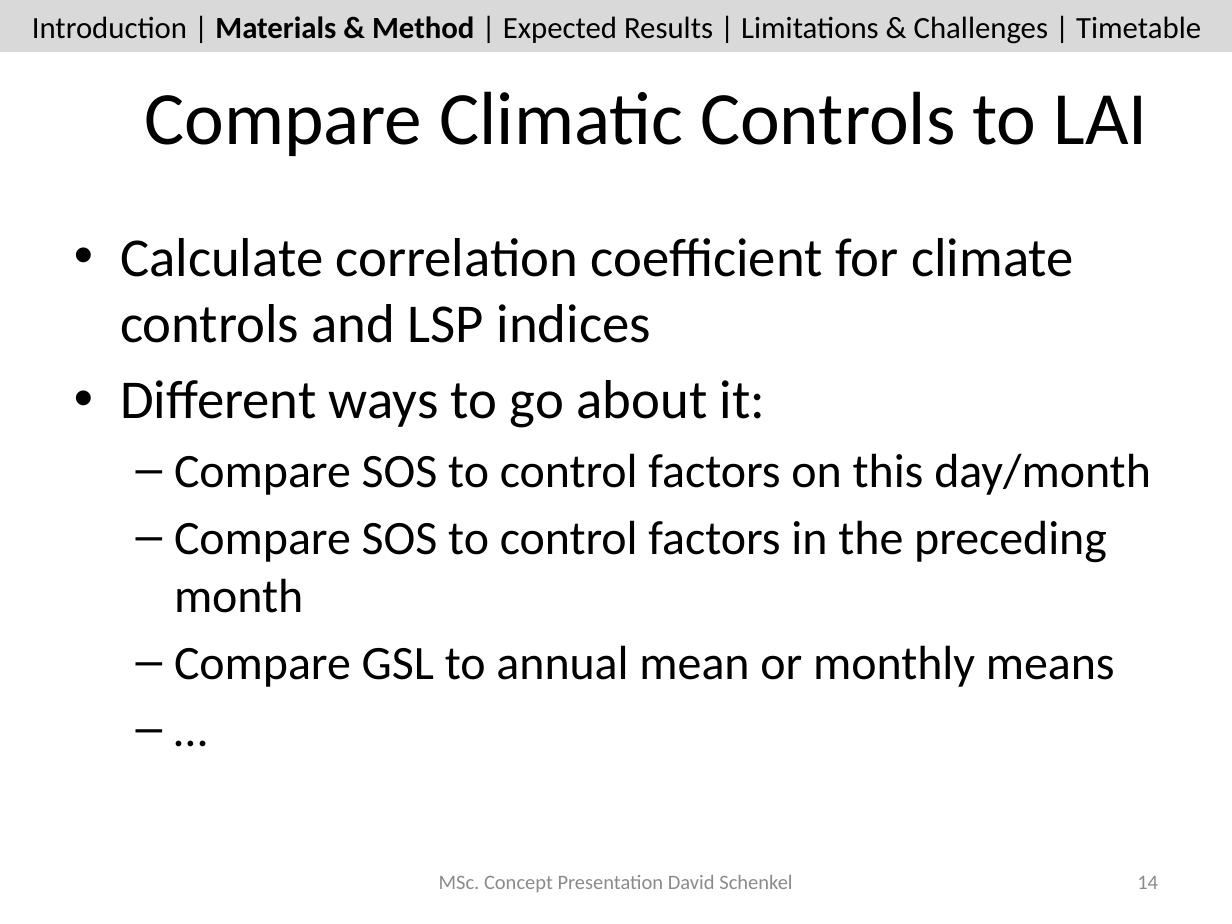
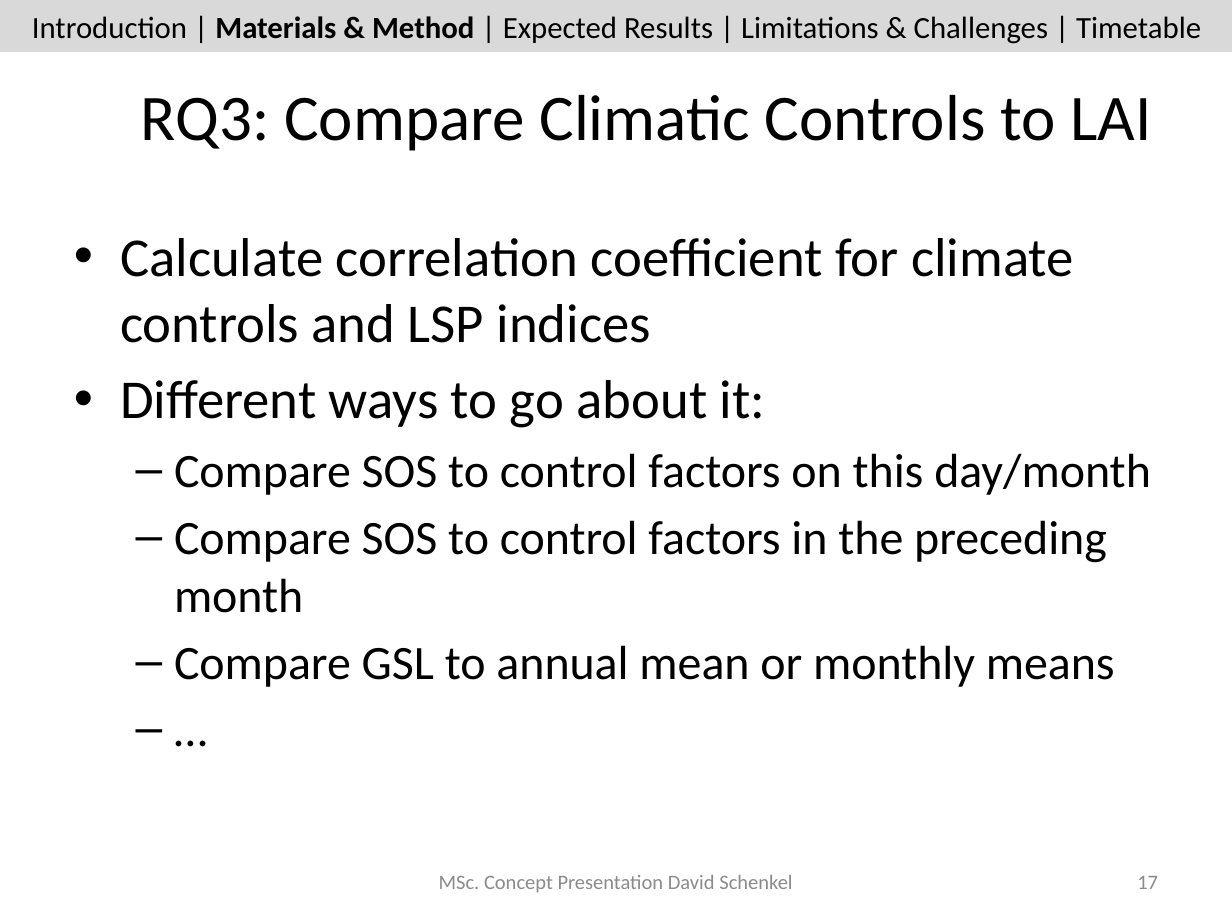
Before and after one commit to dschenkel/geo511, a slide deck: slide 17 of concept_presentation.pptx (slide 14 before the commit). Drawn at 1232x924 pixels with LibreOffice and Linux fonts; fonts in the diff are those of the drawing. Boxes give left, top, right and bottom in pixels: in the first picture for what was removed or moved away, otherwise in the second. Text is boxed around its words. In the diff, an @@ line names an element or a change of style, - is before the commit and + after.

```diff
--- a/concept_presentation.pptx
+++ b/concept_presentation.pptx
@@ title at (x1=141, y1=95, x2=1151, y2=151): text changed; size 44 to 38 pt @@
-Compare Climatic Controls to LAI
+RQ3: Compare Climatic Controls to LAI
@@ page number at (x1=1137, y1=876, x2=1158, y2=889): text changed @@
-14
+17
```
Also in this commit, not shown: 11 other slides changed, 3 slides added, 3 other files.
